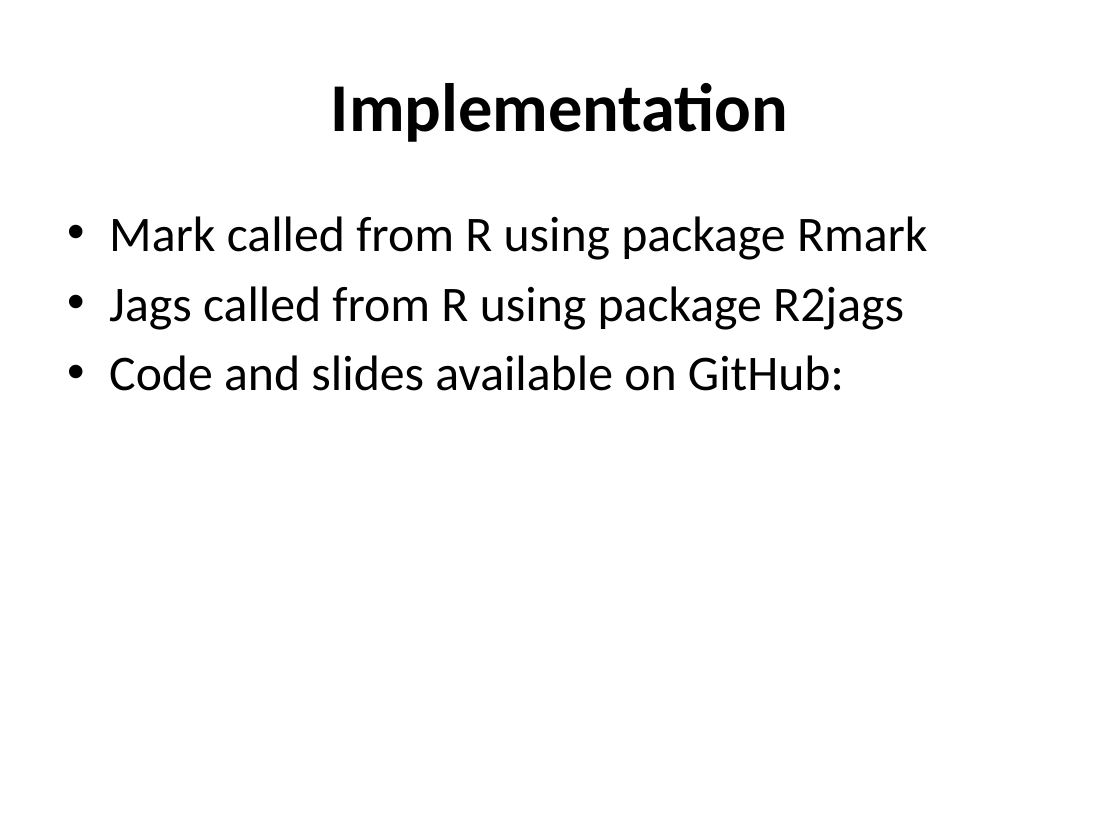
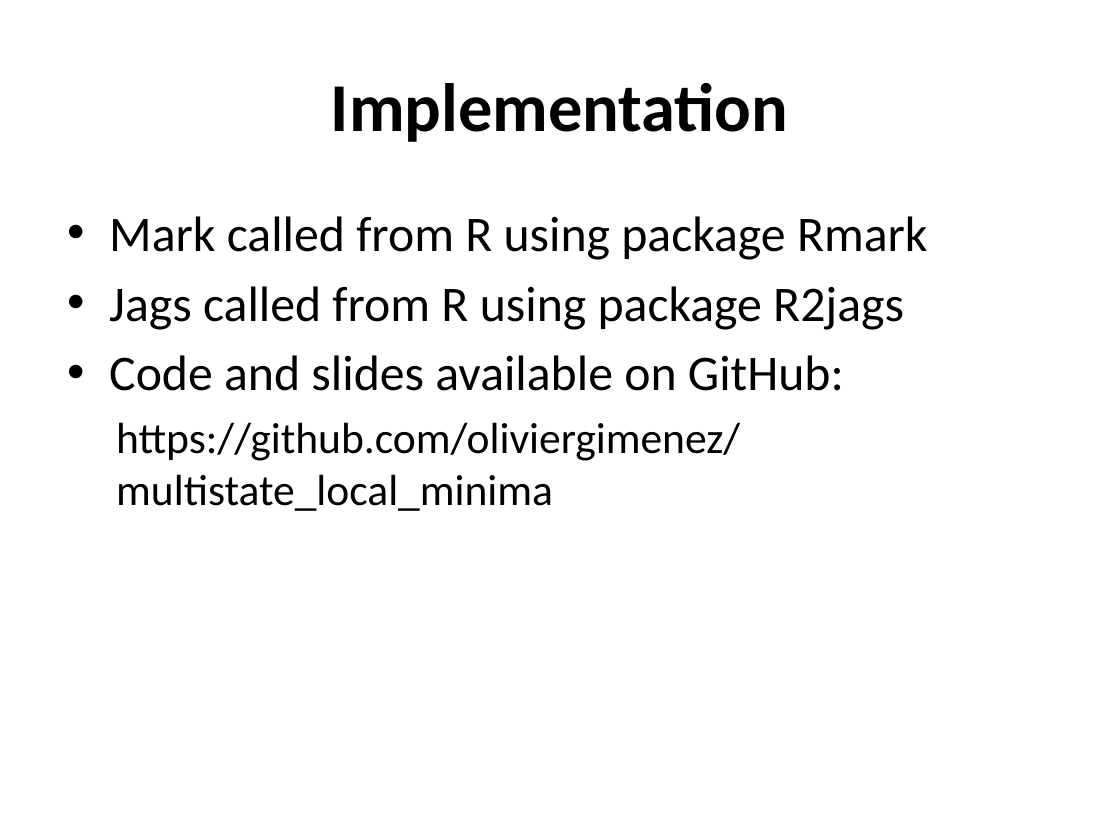
Before and after one commit to oliviergimenez/multistate_local_minima, a slide deck: slide 16 of multistate_local_minima.pptx. Drawn at 1120x840 pixels with LibreOffice and Linux fonts; fonts in the diff are those of the drawing. Boxes give left, top, right and bottom in pixels: in the first picture for what was removed or moved away, otherwise in the second. Text is boxed around its words. In the diff, an @@ line names an element or a change of style, - is before the commit and + after.

Commit message:
add github link in slides

```diff
--- a/multistate_local_minima.pptx
+++ b/multistate_local_minima.pptx
@@ text at (116,422,740,511): paragraph added @@
+  https://github.com/oliviergimenez/multistate_local_minima
```
Also in this commit, not shown: 1 other file.
